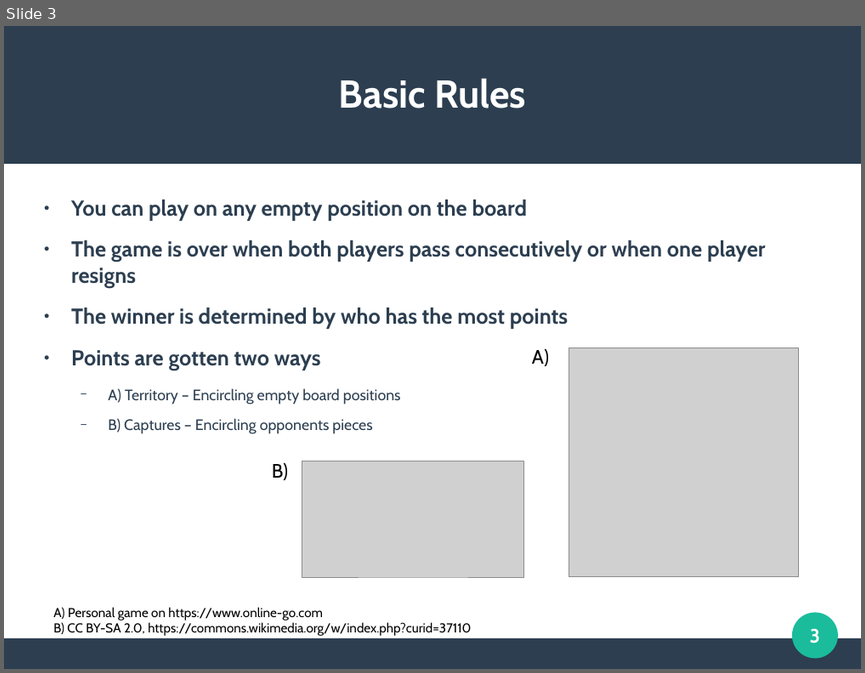
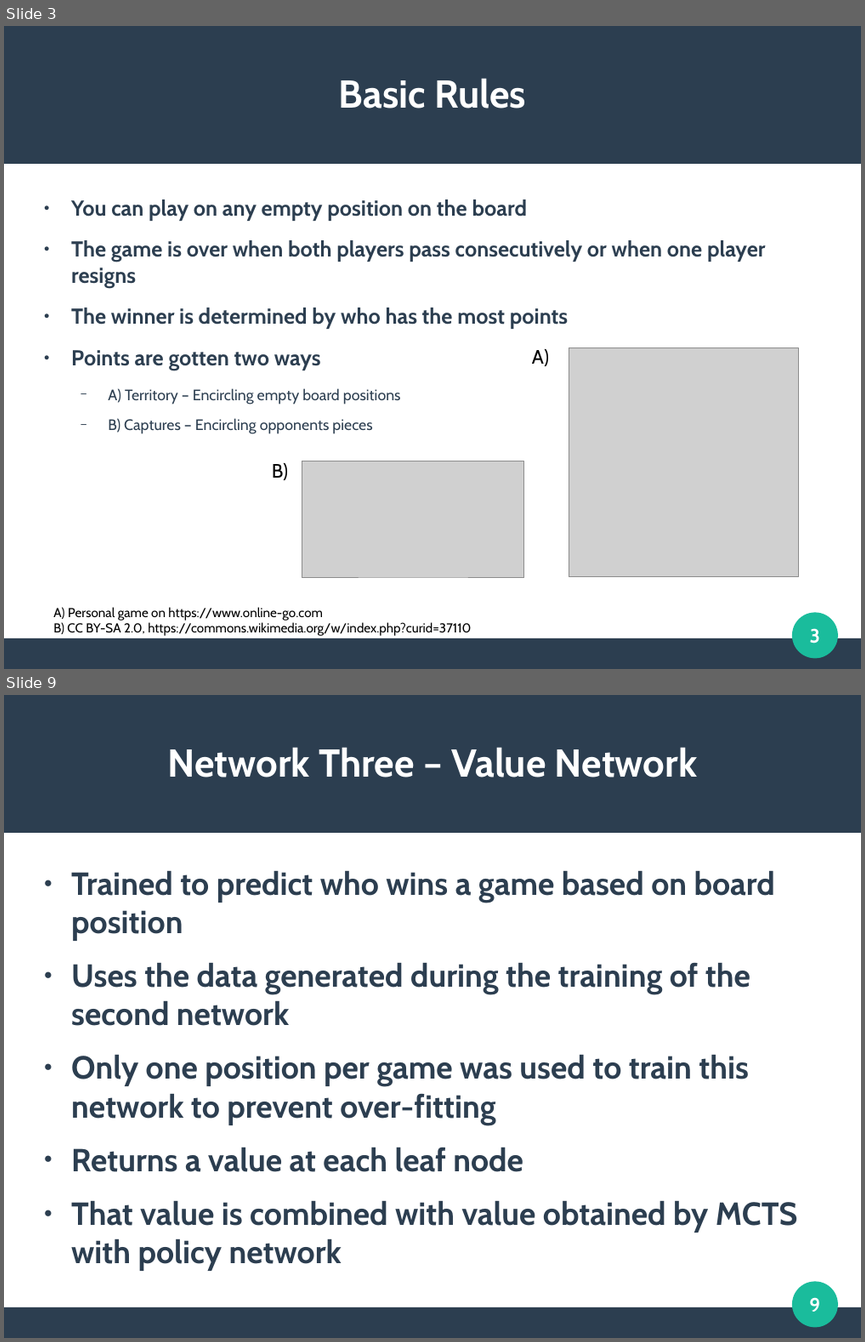
Before and after one commit to DSWallach/CommonLisp-Go, a slide deck: docs/WallachPresentation.odp. Shown one above the other, each under a label of ours: slide 3 before the commit, slides 3 and 9 after it; the slides between them are not shown. The pictures are 865x673 and 865x1342 pixels, drawn with LibreOffice and Linux fonts; fonts in the diff are those of the drawing; grey boxes stand for pictures. Boxes give left, top, right and bottom in pixels: in the first picture for what was removed or moved away, otherwise in the second. Text is boxed around its words. In the diff, an @@ line names an element or a change of style, - is before the commit and + after.

```diff
--- a/docs/WallachPresentation.odp
+++ b/docs/WallachPresentation.odp
@@ slide 9 added at (4,695,861,1338), background #FFFFFF; not listed: 3 template elements that a slide beside it also shows @@
@@ title added at (168,747,697,777), 36 pt, text #FFFFFF, bold @@
+Network Three – Value Network
@@ text added at (71,871,798,1270), 29.6 pt, text #2C3E50, bold @@
+● Trained to predict who wins a game based on board position
+● Uses the data generated during the training of the second network
+● Only one position per game was used to train this network to prevent over-fitting
+● Returns a value at each leaf node
+● That value is combined with value obtained by MCTS with policy network
@@ page number added at (809,1297,820,1311), 18 pt, text #FFFFFF, bold @@
+9
```
Also in this commit, not shown: 2 slides changed, 6 other slides added, 4 slides removed, 10 other files.
